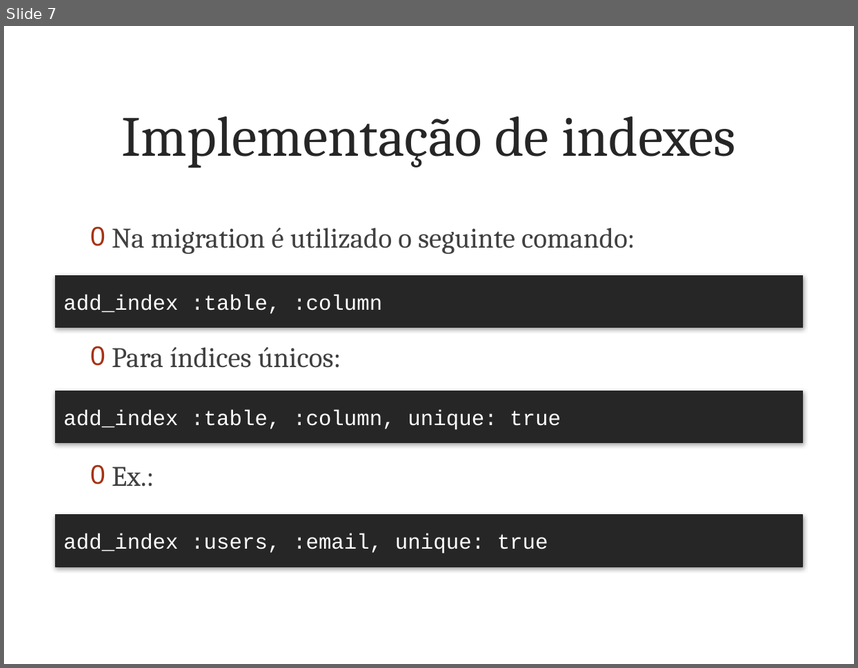
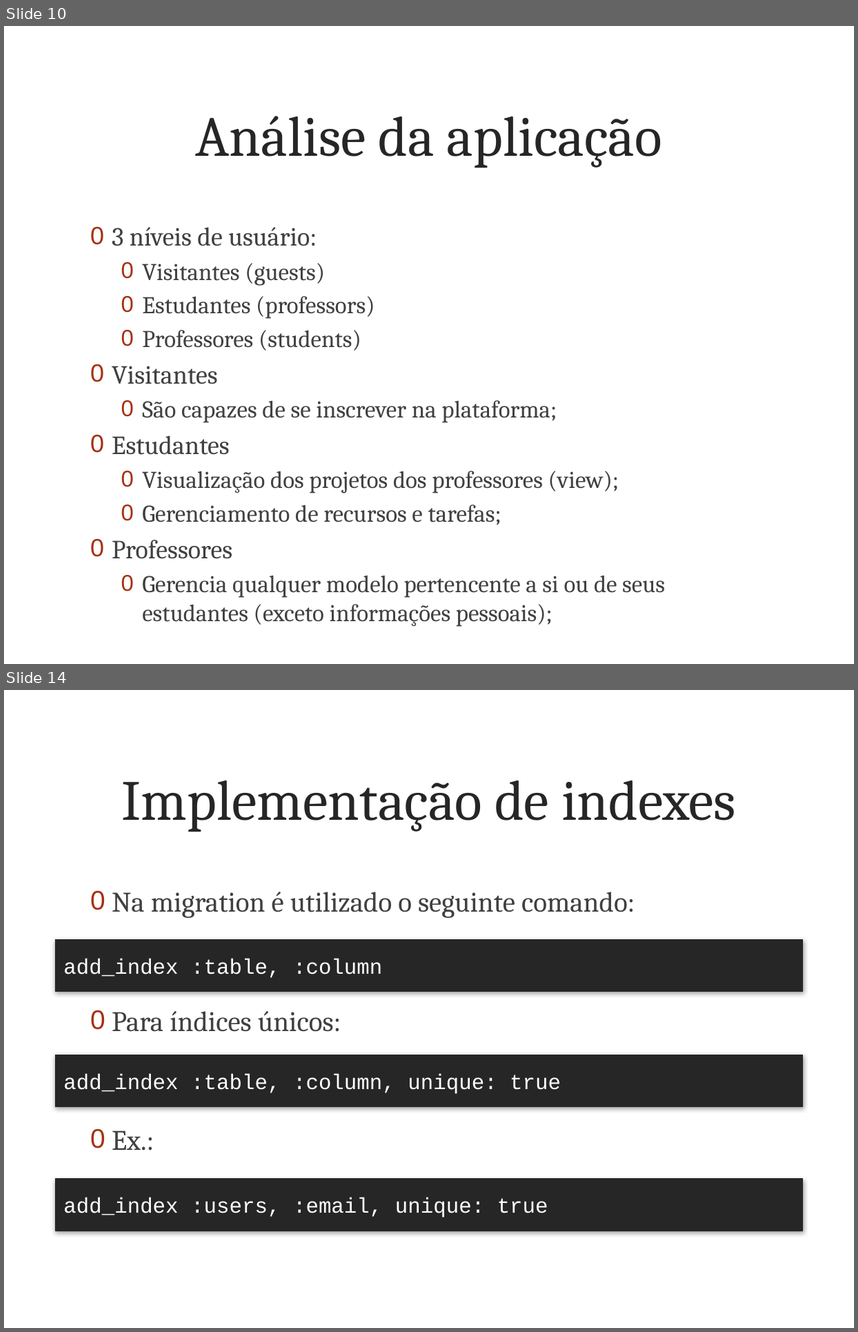
Before and after one commit to marcoafilho/my-last-project, a slide deck: doc/articles/part3/presentation.pptx. Shown one above the other, each under a label of ours: slide 7 before the commit, slides 10 and 14 after it; the slides between them are not shown. The pictures are 858x668 and 858x1332 pixels, drawn with LibreOffice and Linux fonts; fonts in the diff are those of the drawing; background and template pictures are left out. Boxes give left, top, right and bottom in pixels: in the first picture for what was removed or moved away, otherwise in the second. Text is boxed around its words. In the diff, an @@ line names an element or a change of style, - is before the commit and + after.

```diff
--- a/doc/articles/part3/presentation.pptx
+++ b/doc/articles/part3/presentation.pptx
@@ slide 10 added at bbox=[4, 26, 854, 664], background picture (left out) @@
@@ title added at bbox=[196, 116, 662, 168], 48 pt, text #262626 @@
+Análise da aplicação
@@ text added at bbox=[112, 227, 665, 626], 20.4 pt, text #404040 @@
+0 3 níveis de usuário:
+  0 Visitantes (guests)
+  0 Estudantes (professors)
+  0 Professores (students)
+0 Visitantes
+  0 São capazes de se inscrever na plataforma;
+0 Estudantes
+  0 Visualização dos projetos dos professores (view);
+  0 Gerenciamento de recursos e tarefas;
+0 Professores
+  0 Gerencia qualquer modelo pertencente a si ou de seus estudantes (exceto informações pessoais);
@@ what was slide 7 is now slide 14 @@
```
Also in this commit, not shown: 1 slide changed, 11 other slides added, 5 slides removed, 39 other files.
